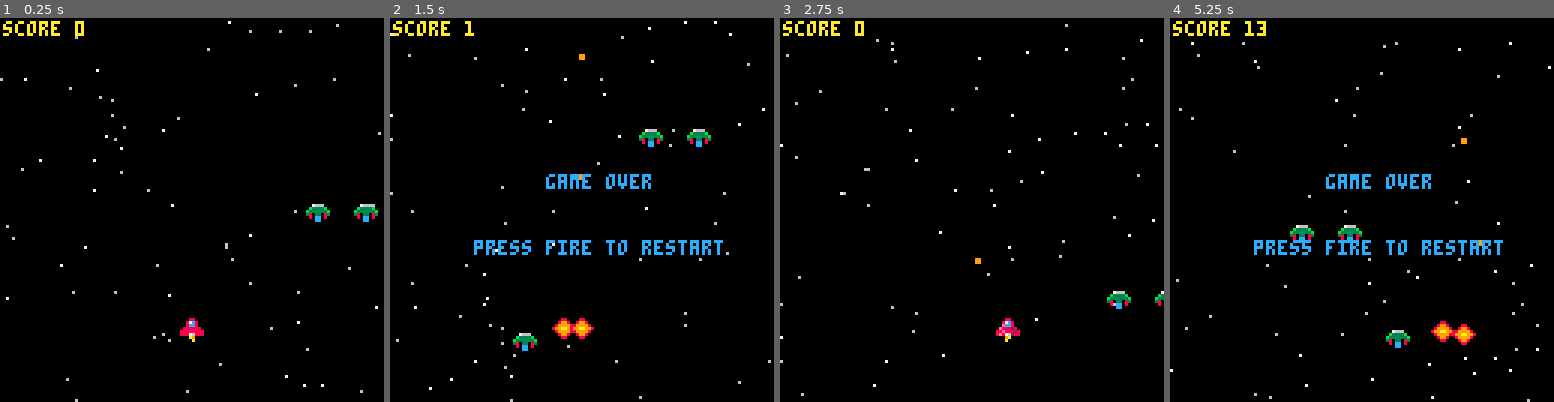
Above: before the commit, frames 1-4 (left to right).
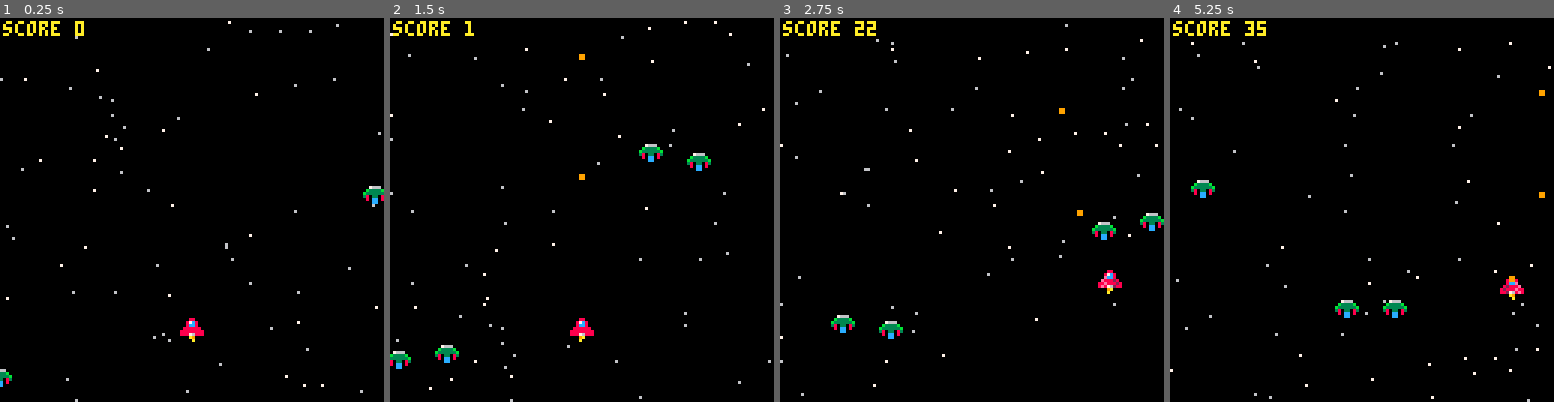
Above: after the commit, the same moments.

Repository: jshiell/pico8
Game: PICO-8 cartridge carts/helloworld.p8
Same seed, same stepped clock (60 frames per second), same inputs: the game is played once before the commit and once after it.
Inputs:
- Up to frame 1 (0.25 s): no input
- Up to frame 2 (1.5 s): tap X (X key) at 0.33, 1.07 s; tap O (Z key) at 0.7 s
- Up to frame 3 (2.75 s): hold Right 1.6-2.1 s; tap O (Z key) at 1.7, 2.1, 2.5 s; tap X (X key) at 1.85 s; hold Up 2.15-2.42 s; hold Right from 2.47 s (still down)
- Up to frame 4 (5.25 s): tap O (Z key) every 0.4 s from 2.9 to 4.9 s; tap X (X key) at 2.97, 4.08, 5.2 s; release Right at 3.03 s; hold Left 3.08-3.58 s; hold Down 3.63-3.97 s; hold Right 4.02-4.68 s; hold Up 4.73-5.03 s; hold Left from 5.08 s (still down)

The runs differ from the first frame. In frame 1, 0.6% of the frame differs, in the area x 0-100%, y 43-97%; in frame 2, 3.2%; in frame 3, 1.6%; in frame 4, 3.4%, in the area x 5-98%, y 0-86%.

Commit message:
Added a second attack pattern

Diff:
--- a/carts/helloworld.p8
+++ b/carts/helloworld.p8
@@ -61,6 +61,26 @@
   end
 end
 
+function attack_pattern_beta(actor)
+  actor.r = actor.r or 15
+  actor.time = (actor.time or 0) + 1
+
+  if actor.vx != 0 then
+    actor.x = actor.ax + (actor.vx * actor.time / 2)
+    actor.y = (actor.r * cos((actor.time + (actor.index * 2)) / 64)) + actor.ay + (actor.vy * actor.time / 2)
+  elseif actor.vy != 0 then
+    actor.x = (actor.r * sin((actor.time + (actor.index * 2)) / 64)) + actor.ax + (actor.vx * actor.time / 2)
+    actor.y = actor.ay + (actor.vy * actor.time / 2)
+  end
+
+  if (actor.x < -32 and actor.vx < 0)
+      or (actor.x > 160 and actor.vx > 0)
+      or (actor.y < -32 and actor.vy < 0)
+      or (actor.y > 160 and actor.vy > 0) then
+    actor.delete_me = true
+  end
+end
+
 function update_enemies()
   for enemy in all(enemies) do
     if enemy.delete_me then
@@ -72,12 +92,20 @@
     last_spawn = ticks
     local spawn_location = flr(rnd(4))
     local spawn_axis = flr(rnd(100)) + 16
-    local radius = flr(rnd(10)) + 15
-    local offsets, x, y, vx, vy
+    local radius = flr(rnd(10)) + 10
+    local speed = flr(rnd(3)) + 1
+    local offsets, x, y, vx, vy, attack_pattern
+
+    if flr(rnd(2)) == 1 then
+      attack_pattern = attack_pattern_beta
+    else
+      attack_pattern = attack_pattern_alpha
+    end
+
     if spawn_location == 1 then
       x = -8
       y = spawn_axis
-      vx = flr(rnd(4)) + 1
+      vx = speed
       vy = 0
       offsets = function(index)
         return 16 - (16 * index), 0
@@ -86,14 +114,14 @@
       x = spawn_axis
       y = -8
       vx = 0
-      vy = flr(rnd(4)) + 1
+      vy = speed
       offsets = function(index)
         return 0, 16 - (16 * index)
       end
     else
       x = 128
       y = spawn_axis
-      vx = 0 - (flr(rnd(4)) + 1)
+      vx = -speed
       vy = 0
       offsets = function(index)
         return (16 * index ) - 16, 0
@@ -108,6 +136,7 @@
         vx = vx,
         vy = vy,
         r = radius,
+        index = i,
         sprite = 7,
         boundaries = {
           x_min = 1,
@@ -115,7 +144,7 @@
           y_min = 2,
           y_max = 6
         },
-        attack_pattern = attack_pattern_alpha
+        attack_pattern = attack_pattern
       })
     end
   end
